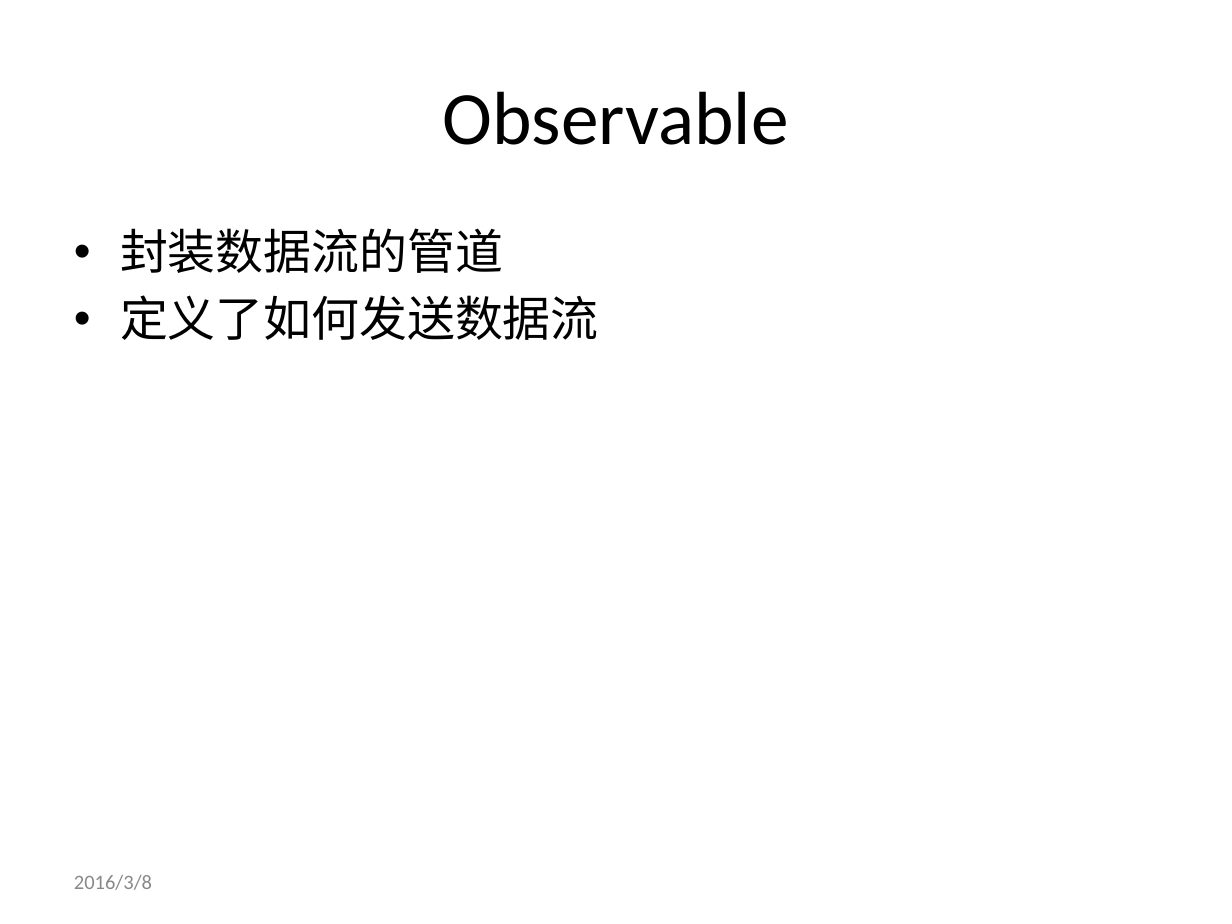
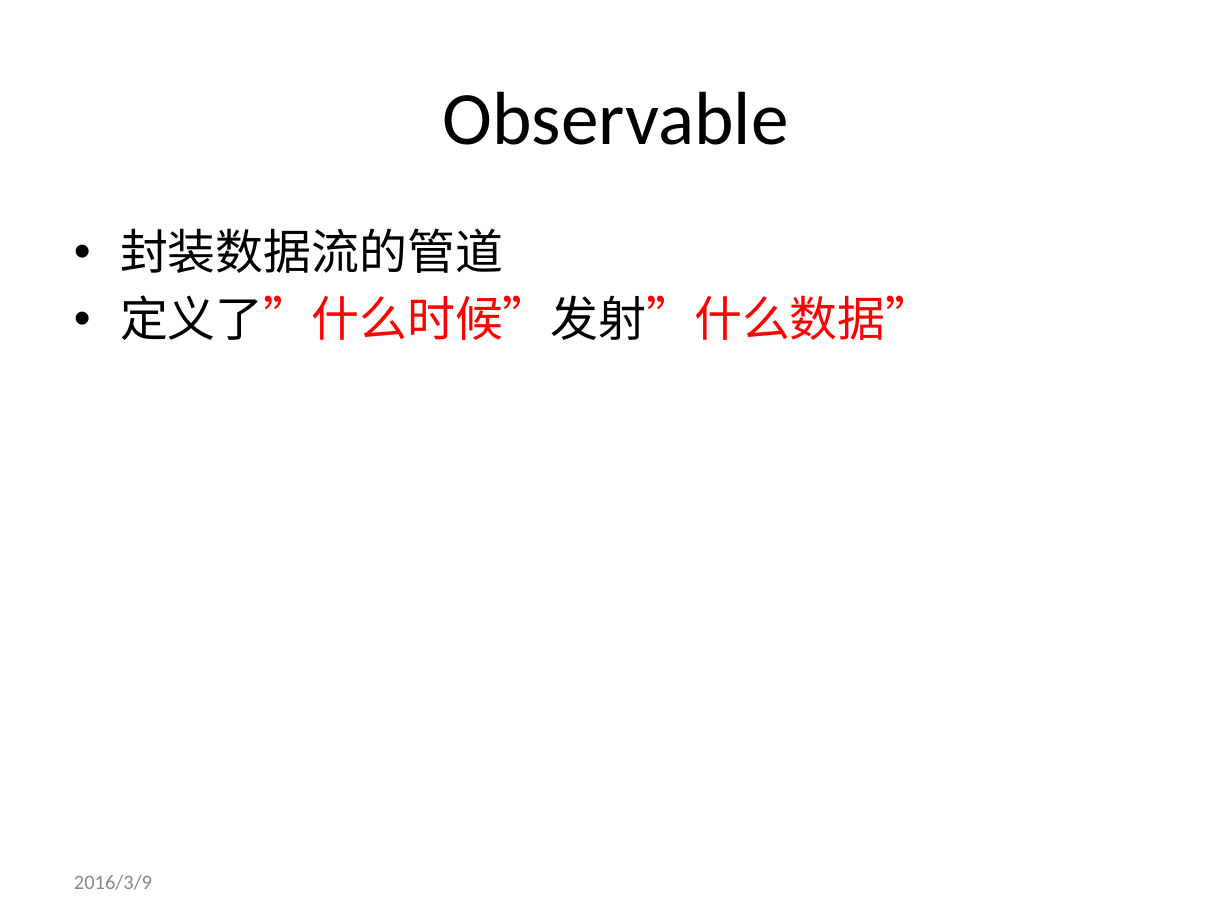
Before and after one commit to genglei-cuan/Study, a slide deck: slide 13 of notes/rxjava/RxJava简介.pptx (slide 12 before the commit). Drawn at 1232x924 pixels with LibreOffice and Linux fonts; fonts in the diff are those of the drawing; background and template pictures are left out. Boxes give left, top, right and bottom in pixels: in the first picture for what was removed or moved away, otherwise in the second. Text is boxed around its words. In the diff, an @@ line names an element or a change of style, - is before the commit and + after.

```diff
--- a/notes/rxjava/RxJava简介.pptx
+++ b/notes/rxjava/RxJava简介.pptx
@@ text at [120,295,933,340]: text changed; text colour #000000 to #FF0000 @@
-• 定义了如何发送数据流
+• 定义了”什么时候”发射”什么数据”
@@ text at [74,875,152,890]: text changed @@
-2016/3/8
+2016/3/9
```
Also in this commit, not shown: 28 other slides changed, 2 slides added, 3 slides removed.
